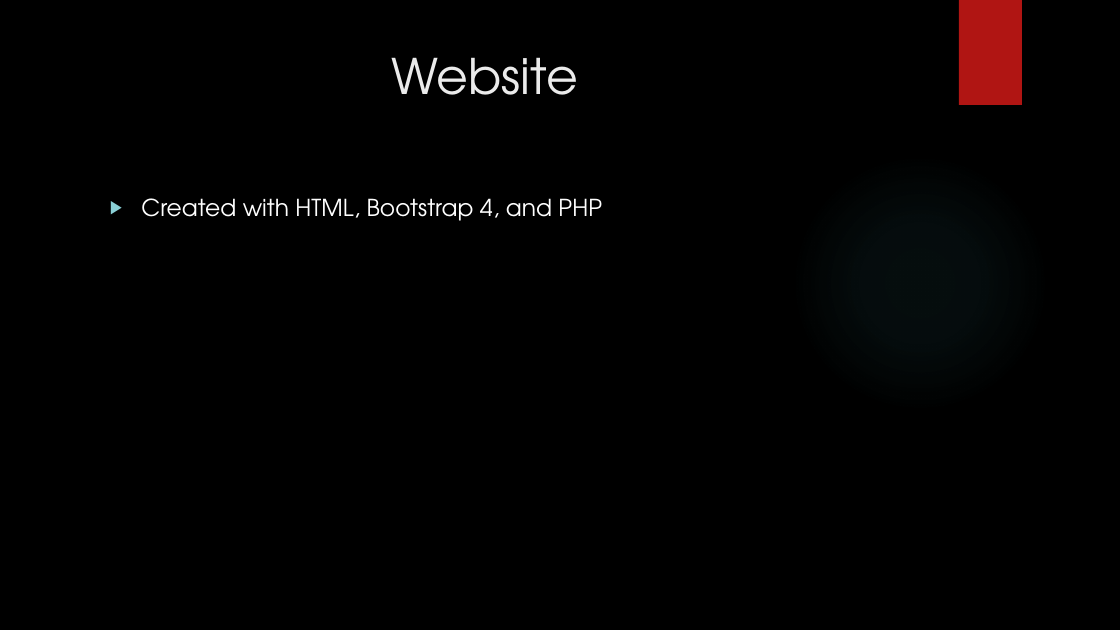
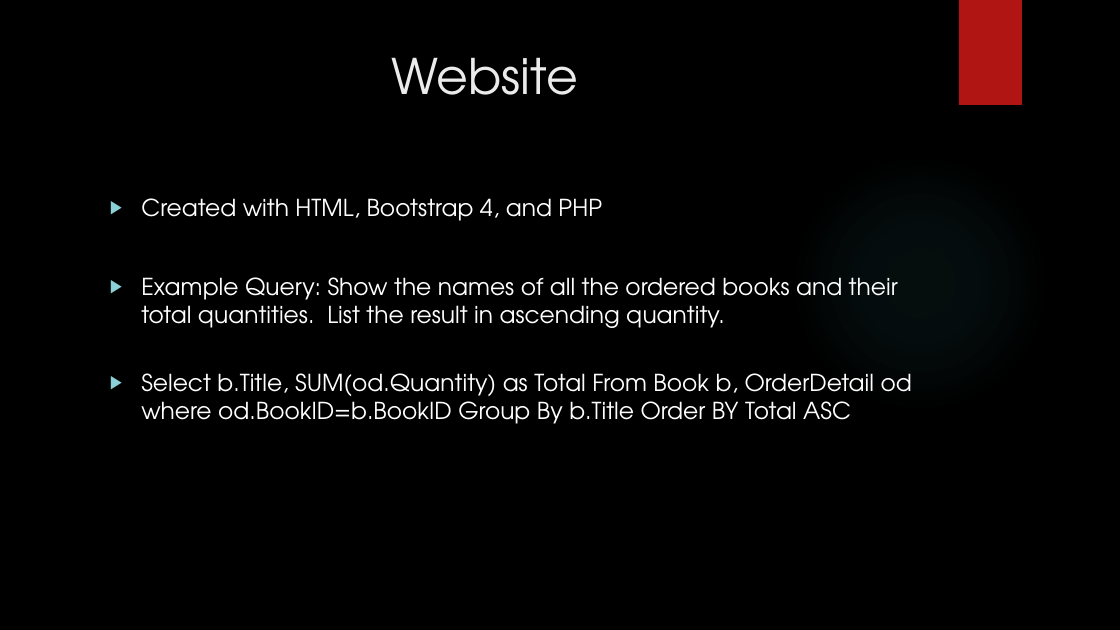
Before and after one commit to jyl0003/COMP5120, a slide deck: slide 10 of COMP 5120.pptx. Drawn at 1120x630 pixels with LibreOffice and Linux fonts; fonts in the diff are those of the drawing; background and template pictures are left out. Boxes give left, top, right and bottom in pixels: in the first picture for what was removed or moved away, otherwise in the second. Text is boxed around its words. In the diff, an @@ line names an element or a change of style, - is before the commit and + after.

```diff
--- a/COMP 5120.pptx
+++ b/COMP 5120.pptx
@@ text at [141, 277, 912, 424]: paragraphs added @@
+▶ Example Query: Show the names of all the ordered books and their total quantities. List the result in ascending quantity.
+▶ Select b.Title, SUM(od.Quantity) as Total From Book b, OrderDetail od where od.BookID=b.BookID Group By b.Title Order BY Total ASC
```
